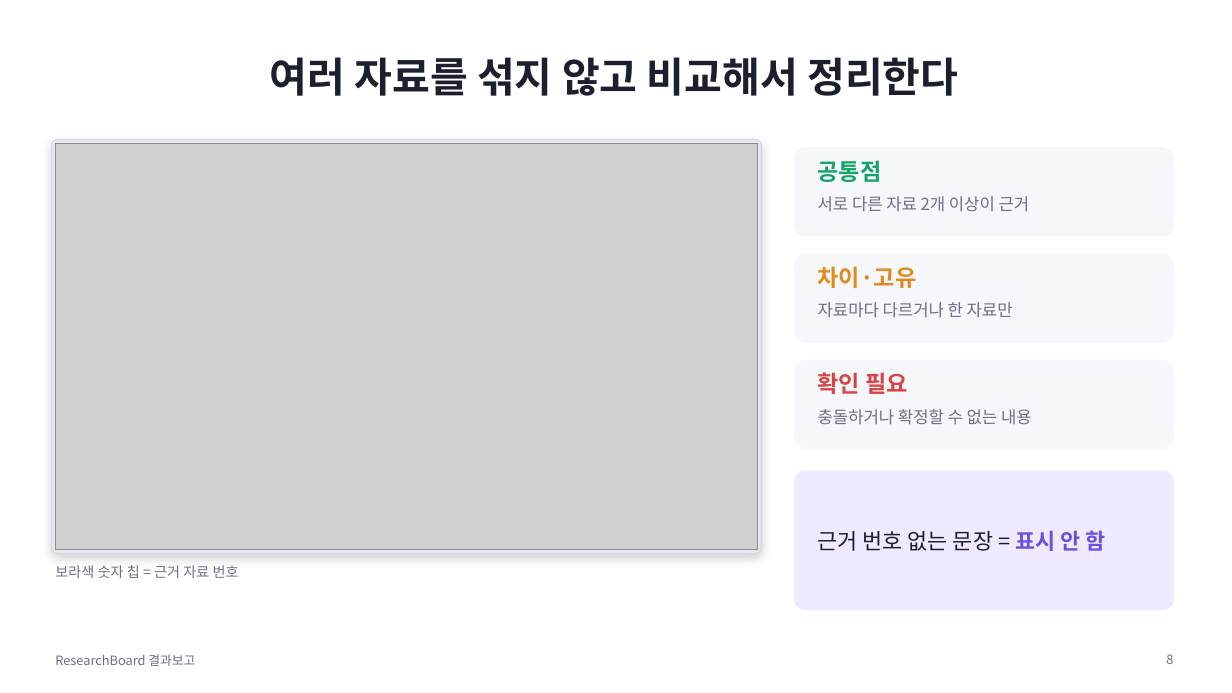
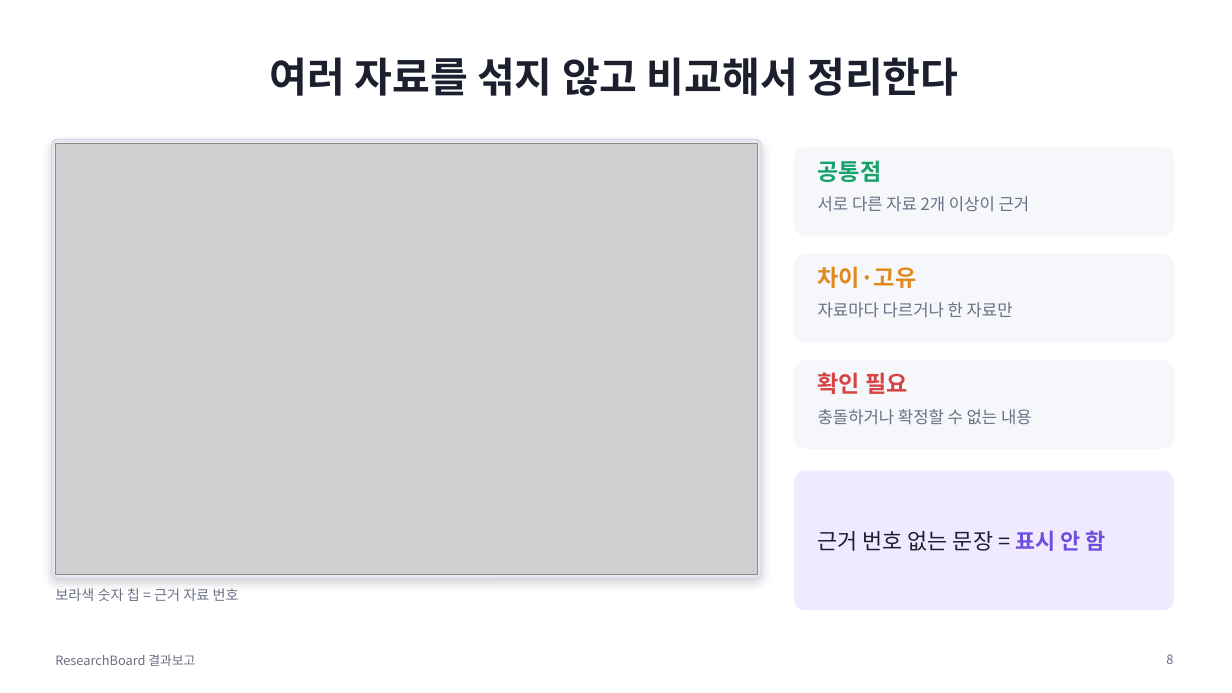
Before and after one commit to PKJUN07/dongyang-research-project, a slide deck: slide 8 of docs/최종발표/ResearchBoard_결과보고서.pptx. Drawn at 1232x693 pixels with LibreOffice and Linux fonts; fonts in the diff are those of the drawing; grey boxes stand for pictures. Boxes give left, top, right and bottom in pixels: in the first picture for what was removed or moved away, otherwise in the second. Text is boxed around its words. In the diff, an @@ line names an element or a change of style, - is before the commit and + after.

```diff
--- a/docs/최종발표/ResearchBoard_결과보고서.pptx
+++ b/docs/최종발표/ResearchBoard_결과보고서.pptx
@@ rounded rectangle: place and size @@
-rounded rectangle at <box>52,140,762,554</box>
+rounded rectangle at <box>52,140,762,579</box>
@@ picture: place and size @@
-picture at <box>55,143,758,550</box>
+picture at <box>55,143,758,575</box>
@@ text "보라색 숫자 칩 = 근거 ...": place and size @@
-text "보라색 숫자 칩 = 근거 ..." at <box>55,565,239,578</box>
+text "보라색 숫자 칩 = 근거 ..." at <box>55,588,239,601</box>
```
Also in this commit, not shown: 4 other slides changed, 15 other files.
